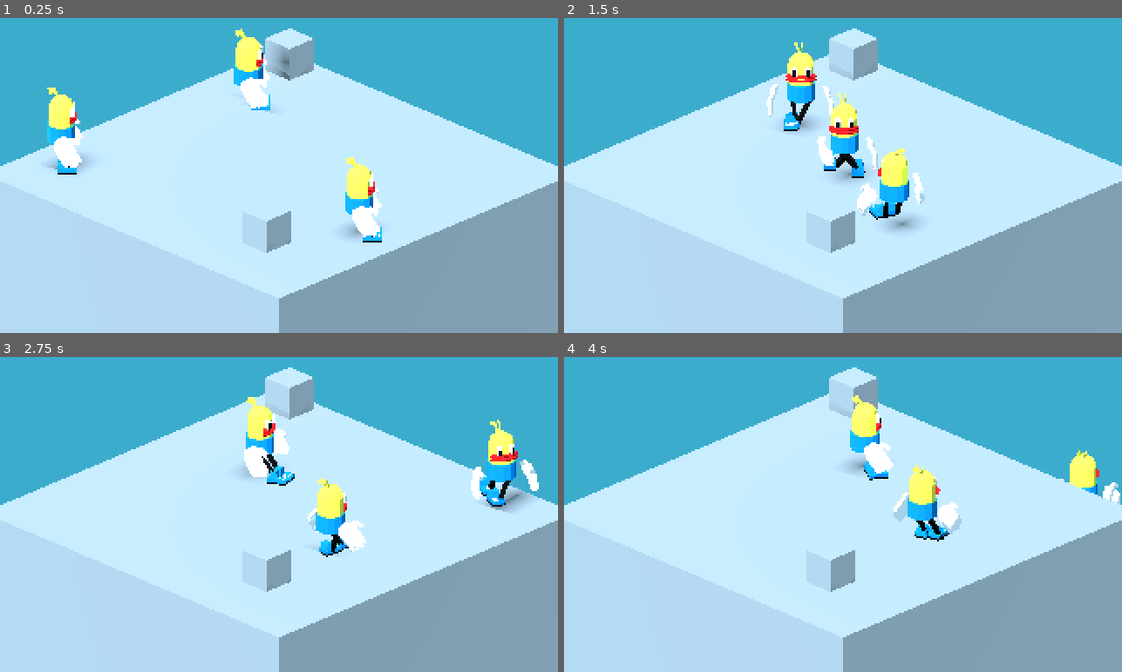
Above: before the commit, frames 1-4 (two rows, left to right).
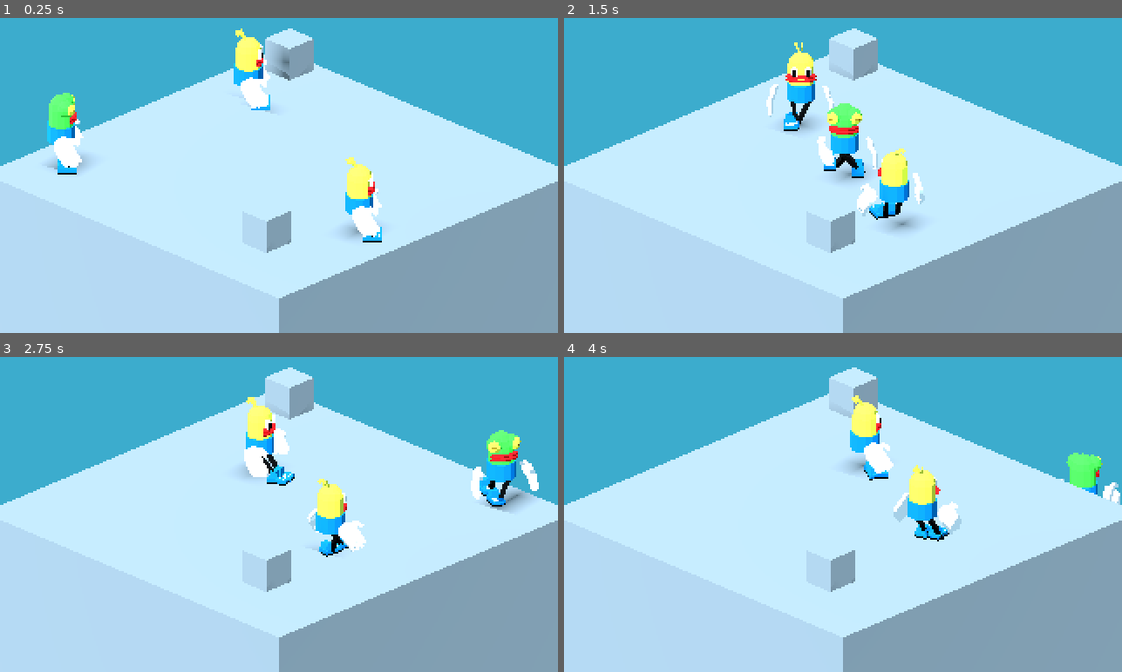
Above: after the commit, the same moments.

Repository: cat-in-the-dark/gmtk_2026
Game: Godot game, scene res://main.tscn
Same seed, same stepped clock (60 frames per second), same inputs: the game is played once before the commit and once after it.
Inputs:
- Up to frame 1 (0.25 s): no input
- Up to frame 2 (1.5 s): hold D (move_right) 0.53-1.28 s; hold Ctrl (dash) 0.53-1.28 s; hold S (move_down) from 1.28 s (still down); tap Space (attack) at 1.35 s
- Up to frame 3 (2.75 s): tap Ctrl (dash) at 1.55 s; release S (move_down) at 2.03 s; hold D (move_right) from 2.03 s (still down); hold Ctrl (dash) from 2.03 s (still down)
- Up to frame 4 (4 s): release D (move_right) at 2.78 s; release Ctrl (dash) at 2.78 s; hold W (move_up) 2.78-3.53 s; tap Ctrl (dash) at 2.85, 3.8 s; hold A (move_left) from 3.53 s (still down); hold Space (attack) from 3.53 s (still down)

The runs differ from the first frame. In frame 1, 0.5% of the frame differs, in the area x 8-14%, y 22-36%; in frame 2, 0.4%; in frame 3, 0.4%; in frame 4, 0.6%, in the area x 90-97%, y 29-42%.

Commit message:
replace hero with frogger

Diff:
--- /dev/null
+++ b/character/frog_character.tscn
@@ -0,0 +1,39 @@
+[gd_scene format=3]
+
+[ext_resource type="Script" path="res://fighter.gd" id="2_controller"]
+[ext_resource type="PackedScene" path="res://frog/frog.glb" id="5_frog"]
+
+[sub_resource type="CapsuleShape3D" id="CapsuleShape3D_body"]
+
+[sub_resource type="BoxShape3D" id="BoxShape3D_left_hand"]
+size = Vector3(0.8, 0.8, 1.3)
+
+[sub_resource type="BoxShape3D" id="BoxShape3D_right_hand"]
+size = Vector3(0.8, 0.8, 1.3)
+
+[node name="Character" type="CharacterBody3D"]
+script = ExtResource("2_controller")
+
+[node name="CollisionShape3D" type="CollisionShape3D" parent="."]
+transform = Transform3D(1, 0, 0, 0, 1, 0, 0, 0, 1, 0, 1, 0)
+shape = SubResource("CapsuleShape3D_body")
+
+[node name="skin3" type="Node3D" parent="."]
+transform = Transform3D(1, 0, 0, 0, 1, 0, 0, 0, 1, 0, 1.075, 0)
+
+[node name="blockbench_export" parent="skin3" instance=ExtResource("5_frog")]
+
+[node name="Area3D" type="Area3D" parent="skin3/blockbench_export/root/arm_left/hand_left/hand_left_mesh"]
+transform = Transform3D(1, 0, 0, 0, 1, 0, 0, 0, 1, 0, 0, -0.4)
+
+[node name="CollisionShape3D" type="CollisionShape3D" parent="skin3/blockbench_export/root/arm_left/hand_left/hand_left_mesh/Area3D"]
+transform = Transform3D(1.0000006, 7.4505806e-08, 2.5238842e-07, 6.7055225e-08, 1.0000023, 2.0861626e-07, 2.5425106e-07, -2.9802322e-08, 1.0000012, 0, 0, 0)
+shape = SubResource("BoxShape3D_left_hand")
+
+[node name="Area3D" type="Area3D" parent="skin3/blockbench_export/root/arm_right/hand_right/hand_right_mesh"]
+transform = Transform3D(1, 0, 0, 0, 1, 0, 0, 0, 1, 0, 0, 0.4)
+
+[node name="CollisionShape3D" type="CollisionShape3D" parent="skin3/blockbench_export/root/arm_right/hand_right/hand_right_mesh/Area3D"]
+shape = SubResource("BoxShape3D_right_hand")
+
+[editable path="skin3/blockbench_export"]
--- /dev/null
+++ b/frog/material_0.tres
@@ -0,0 +1,14 @@
+[gd_resource type="StandardMaterial3D" format=3 uid="uid://crrebca0kjxyo"]
+
+[ext_resource type="Texture2D" uid="uid://vkubqres3uao" path="res://frog/frog_0.png" id="1_vufk5"]
+
+[resource]
+resource_name = "material_0"
+transparency = 2
+alpha_scissor_threshold = 0.05
+alpha_antialiasing_mode = 0
+cull_mode = 2
+albedo_texture = ExtResource("1_vufk5")
+texture_filter = 0
+texture_repeat = false
+metadata/_gltf_primary_texture_coord = 0
--- /dev/null
+++ b/frog/material_1.tres
@@ -0,0 +1,14 @@
+[gd_resource type="StandardMaterial3D" format=3 uid="uid://cvcrs77kv5hmw"]
+
+[ext_resource type="Texture2D" uid="uid://c32aykwc6ymfr" path="res://frog/frog_1.png" id="1_0bxck"]
+
+[resource]
+resource_name = "material_1"
+transparency = 2
+alpha_scissor_threshold = 0.05
+alpha_antialiasing_mode = 0
+cull_mode = 2
+albedo_texture = ExtResource("1_0bxck")
+texture_filter = 0
+texture_repeat = false
+metadata/_gltf_primary_texture_coord = 0
--- /dev/null
+++ b/frog/material_2.tres
@@ -0,0 +1,14 @@
+[gd_resource type="StandardMaterial3D" format=3 uid="uid://b3mhgblhfjwdf"]
+
+[ext_resource type="Texture2D" uid="uid://brvb5sgpj7nrc" path="res://frog/frog_2.png" id="1_crriv"]
+
+[resource]
+resource_name = "material_2"
+transparency = 2
+alpha_scissor_threshold = 0.05
+alpha_antialiasing_mode = 0
+cull_mode = 2
+albedo_texture = ExtResource("1_crriv")
+texture_filter = 0
+texture_repeat = false
+metadata/_gltf_primary_texture_coord = 0
--- /dev/null
+++ b/frog/material_3.tres
@@ -0,0 +1,14 @@
+[gd_resource type="StandardMaterial3D" format=3 uid="uid://cm20b71ebqwel"]
+
+[ext_resource type="Texture2D" uid="uid://f2fdi4r3frg1" path="res://frog/frog_3.png" id="1_0lyml"]
+
+[resource]
+resource_name = "material_3"
+transparency = 2
+alpha_scissor_threshold = 0.05
+alpha_antialiasing_mode = 0
+cull_mode = 2
+albedo_texture = ExtResource("1_0lyml")
+texture_filter = 0
+texture_repeat = false
+metadata/_gltf_primary_texture_coord = 0
--- /dev/null
+++ b/frog/material_4.tres
@@ -0,0 +1,14 @@
+[gd_resource type="StandardMaterial3D" format=3 uid="uid://cxcaxl61hmumn"]
+
+[ext_resource type="Texture2D" uid="uid://cwp78fnr1johl" path="res://frog/frog_4.png" id="1_3cdtr"]
+
+[resource]
+resource_name = "material_4"
+transparency = 2
+alpha_scissor_threshold = 0.05
+alpha_antialiasing_mode = 0
+cull_mode = 2
+albedo_texture = ExtResource("1_3cdtr")
+texture_filter = 0
+texture_repeat = false
+metadata/_gltf_primary_texture_coord = 0
--- /dev/null
+++ b/frog/material_5.tres
@@ -0,0 +1,14 @@
+[gd_resource type="StandardMaterial3D" format=3 uid="uid://ces7r6xs568h1"]
+
+[ext_resource type="Texture2D" uid="uid://c2kl57nb76dvf" path="res://frog/frog_5.png" id="1_f1y6o"]
+
+[resource]
+resource_name = "material_5"
+transparency = 2
+alpha_scissor_threshold = 0.05
+alpha_antialiasing_mode = 0
+cull_mode = 2
+albedo_texture = ExtResource("1_f1y6o")
+texture_filter = 0
+texture_repeat = false
+metadata/_gltf_primary_texture_coord = 0
--- /dev/null
+++ b/frog/material_6.tres
@@ -0,0 +1,14 @@
+[gd_resource type="StandardMaterial3D" format=3 uid="uid://ckxu88incd8af"]
+
+[ext_resource type="Texture2D" uid="uid://ck3vehov17i2n" path="res://frog/frog_6.png" id="1_bco88"]
+
+[resource]
+resource_name = "material_6"
+transparency = 2
+alpha_scissor_threshold = 0.05
+alpha_antialiasing_mode = 0
+cull_mode = 2
+albedo_texture = ExtResource("1_bco88")
+texture_filter = 0
+texture_repeat = false
+metadata/_gltf_primary_texture_coord = 0
--- /dev/null
+++ b/frog/material_7.tres
@@ -0,0 +1,14 @@
+[gd_resource type="StandardMaterial3D" format=3 uid="uid://c4fe38au1t6ui"]
+
+[ext_resource type="Texture2D" uid="uid://boargkrv71rhu" path="res://frog/frog_7.png" id="1_chg7l"]
+
+[resource]
+resource_name = "material_7"
+transparency = 2
+alpha_scissor_threshold = 0.05
+alpha_antialiasing_mode = 0
+cull_mode = 2
+albedo_texture = ExtResource("1_chg7l")
+texture_filter = 0
+texture_repeat = false
+metadata/_gltf_primary_texture_coord = 0
--- /dev/null
+++ b/frog/material_8.tres
@@ -0,0 +1,14 @@
+[gd_resource type="StandardMaterial3D" format=3 uid="uid://b7lhl7k7ovag3"]
+
+[ext_resource type="Texture2D" uid="uid://bq74gma2i2qb3" path="res://frog/frog_8.png" id="1_iuoj0"]
+
+[resource]
+resource_name = "material_8"
+transparency = 2
+alpha_scissor_threshold = 0.05
+alpha_antialiasing_mode = 0
+cull_mode = 2
+albedo_texture = ExtResource("1_iuoj0")
+texture_filter = 0
+texture_repeat = false
+metadata/_gltf_primary_texture_coord = 0
--- a/main.tscn
+++ b/main.tscn
@@ -39,6 +39,9 @@
 
 [node name="Character" parent="." unique_id=1467132198 instance=ExtResource("1_h2yge")]
 transform = Transform3D(1, 0, 0, 0, 1, 0, 0, 0, 1, -6.2423706, 0, -12.385088)
+dash_speed = 16.0
+dash_duration = 0.18
+dash_cooldown = 0.3
 
 [node name="Enemy" parent="." unique_id=1479615210 instance=ExtResource("4_enemy")]
 transform = Transform3D(1, 0, 0, 0, 1, 0, 0, 0, 1, -0.6907959, 0, -16.672564)
--- a/player.tscn
+++ b/player.tscn
@@ -1,6 +1,6 @@
 [gd_scene format=3 uid="uid://c363nfghjj6m6"]
 
-[ext_resource type="PackedScene" uid="uid://dx25o308d86wc" path="res://character/character.tscn" id="1_base"]
+[ext_resource type="PackedScene" path="res://character/frog_character.tscn" id="1_base"]
 [ext_resource type="Script" uid="uid://dwg4u15vq35ul" path="res://player.gd" id="2_player"]
 
 [node name="Player" unique_id=1435815790 groups=["player"] instance=ExtResource("1_base")]
Binary file removed: block_bench_models/boot/boot.png
Binary file added: block_bench_models/frog/body.png
Not shown, changed: block_bench_models/frog/body.png.import
Binary file added: block_bench_models/frog/boot.png
Not shown, added: block_bench_models/frog/boot.png.import
Binary file added: block_bench_models/frog/hand.png
Not shown, added: block_bench_models/frog/hand.png.import
Binary file added: block_bench_models/frog/hand_left.png
Not shown, added: block_bench_models/frog/hand_left.png.import
Binary file added: block_bench_models/frog/lef_eye.png
Not shown, changed: block_bench_models/frog/lef_eye.png.import
Binary file added: block_bench_models/frog/left eye.png
(and 36 more such lines)
